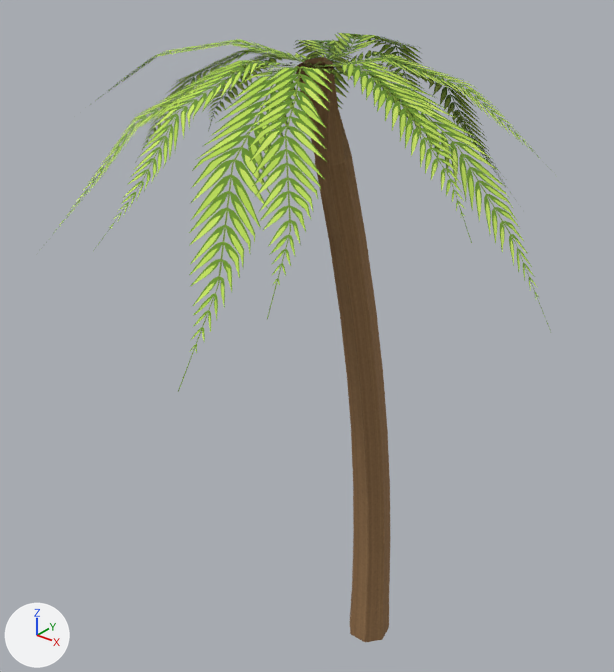
The glTF model public/worldart/assets/palm2_a.glb as it was, and as the next commit left it.
One viewpoint serves both versions: a camera (50 mm lens) standing at (2.23, -3.42, 3.72) and looking at (-0.12, -0.47, 1.9). Every picture has the same lights, and +X, +Y and +Z are marked at lower left. The older version comes first. Vertices at exactly the same position are counted once.

The older version as bpy lines, for what is in view:
```python
me_palm2_a = bpy.data.meshes.new('palm2_a')
me_palm2_a.from_pydata(...)  # 184 vertices, 210 faces; spans x -1.03..1.23, y -1.84..0.61, z -0.3..3.29
# faces by material slot: [126, 84]
me_palm2_a.materials.append(mat_bark)
me_palm2_a.materials.append(mat_leaf_palm2)
ob_palm2_a = bpy.data.objects.new('palm2_a', me_palm2_a)
ob_palm2_a.location = (0.0, 0.0, 0.0)
```
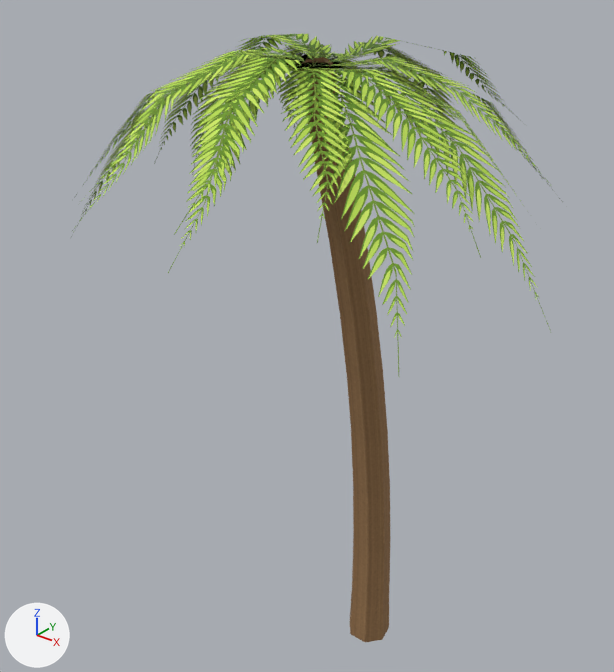
Where the change shows, as pixel boxes [x1, y1, x2, y2] in the pictures (614 x 672 px; the box of a moved part takes in the faces that stretch with it):
'palm2_a', reshaped
    before: [36, 33, 551, 642]
    after: [70, 34, 563, 642]
part 1 of me_palm2_a, added
    after: [168, 65, 293, 273]
part 2 of me_palm2_a, added (green)
    after: [281, 67, 351, 243]
part 3 of me_palm2_a, moved or reshaped
    before: [52, 33, 539, 392]
    after: [72, 34, 552, 375]

What the commit changed:
me_palm2_a is used by ob_palm2_a; location (0.0, 0.0, 0.0).
me_palm2_a had 184 vertices, 210 faces and spanned x -1.03..1.23, y -1.84..0.61, z -0.3..3.29.
me_palm2_a now has 232 vertices, 246 faces and spans x -1.21..1.23, y -1.72..0.62, z -0.3..3.29.
me_palm2_a part 1: the loose piece of 8 vertices spanning x -0.36..0.15, y -1.65..-0.57, z 2.6..3.24 is copied, and the copy is multiplied about its middle by the matrix ((0.895, -0.338, 0.003), (0.338, 0.895, -0.026), (0.006, 0.026, 0.957)), then moved by (0.18, 0.03, 0.0); it spans x -0.16..0.28, y -1.6..-0.59, z 2.6..3.23.
me_palm2_a part 2: the loose piece of 8 vertices spanning x -0.02..1.03, y -0.71..-0.16, z 2.81..3.25 is copied, and the copy is multiplied about its middle by the matrix ((0.334, 0.918, 0.032), (-0.917, 0.335, -0.039), (-0.048, -0.016, 0.976)), then moved by (-0.18, -0.55, -0.03); it spans x -0.06..0.72, y -1.44..-0.54, z 2.76..3.22.
Part 3, on me_palm2_a:
20 vertices are removed from x -1.01..1.01, y -1.84..-0.33, z 2.29..3.22.
29 faces are deleted.
82 vertices move from x -1.03..1.03, y -1.4..0.61, z 2.5..3.29 to x -0.78..1.05, y -1.23..0.62, z 2.5..3.29.
52 vertices are added at x -1.21..1.08, y -1.72..0.09, z 2.29..3.27.
53 new faces join them, mat_leaf_palm2.
